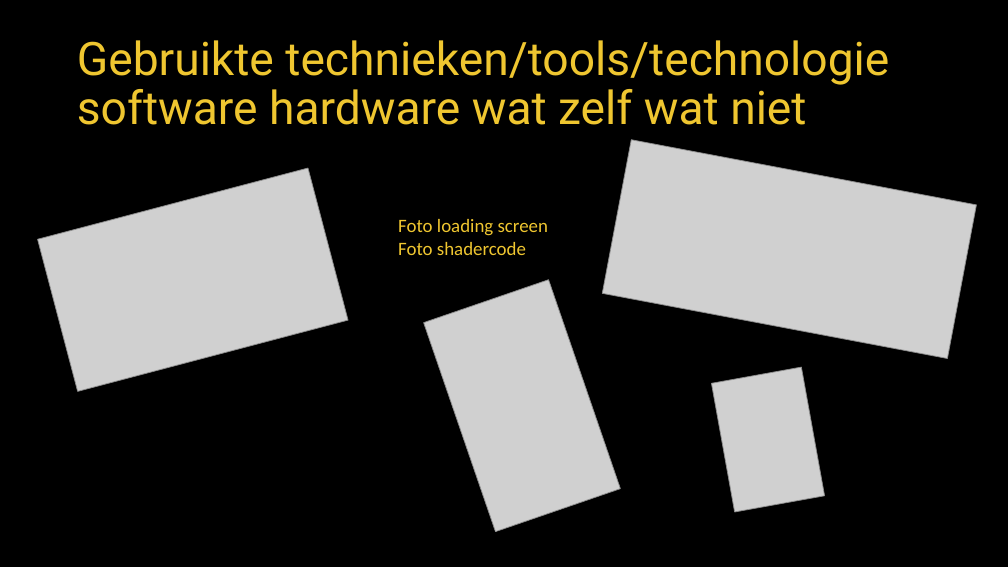
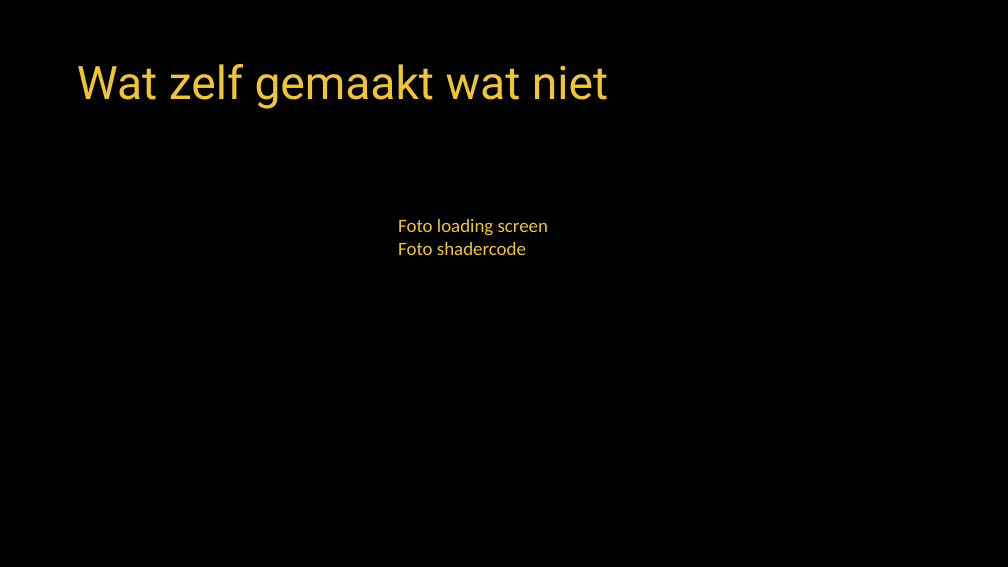
Before and after one commit to JiskaBaeten/EindwerkJB, a slide deck: slide 4 of Kusomari presentatie.pptx (slide 3 before the commit). Drawn at 1008x567 pixels with LibreOffice and Linux fonts; fonts in the diff are those of the drawing; grey boxes stand for pictures; background and template pictures are left out. Boxes give left, top, right and bottom in pixels: in the first picture for what was removed or moved away, otherwise in the second. Text is boxed around its words. In the diff, an @@ line names an element or a change of style, - is before the commit and + after.

```diff
--- a/Kusomari presentatie.pptx
+++ b/Kusomari presentatie.pptx
@@ title at [77,64,608,109]: text changed @@
-Gebruikte technieken/tools/technologie
-software hardware wat zelf wat niet
+Wat zelf gemaakt wat niet
@@ picture removed at [603,140,977,359] @@
@@ picture removed at [37,168,348,392] @@
@@ picture removed at [424,279,621,531] @@
@@ picture removed at [711,367,825,512] @@
```
Also in this commit, not shown: 2 other slides changed, 1 slide added, 2 other files.
